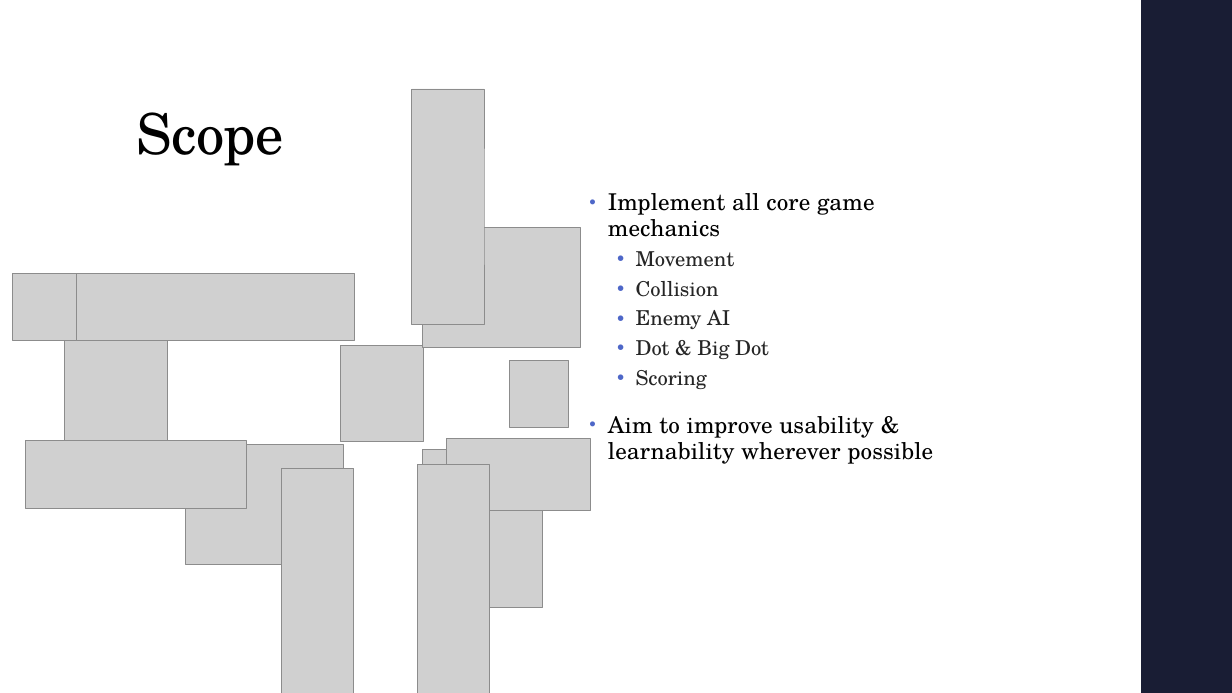
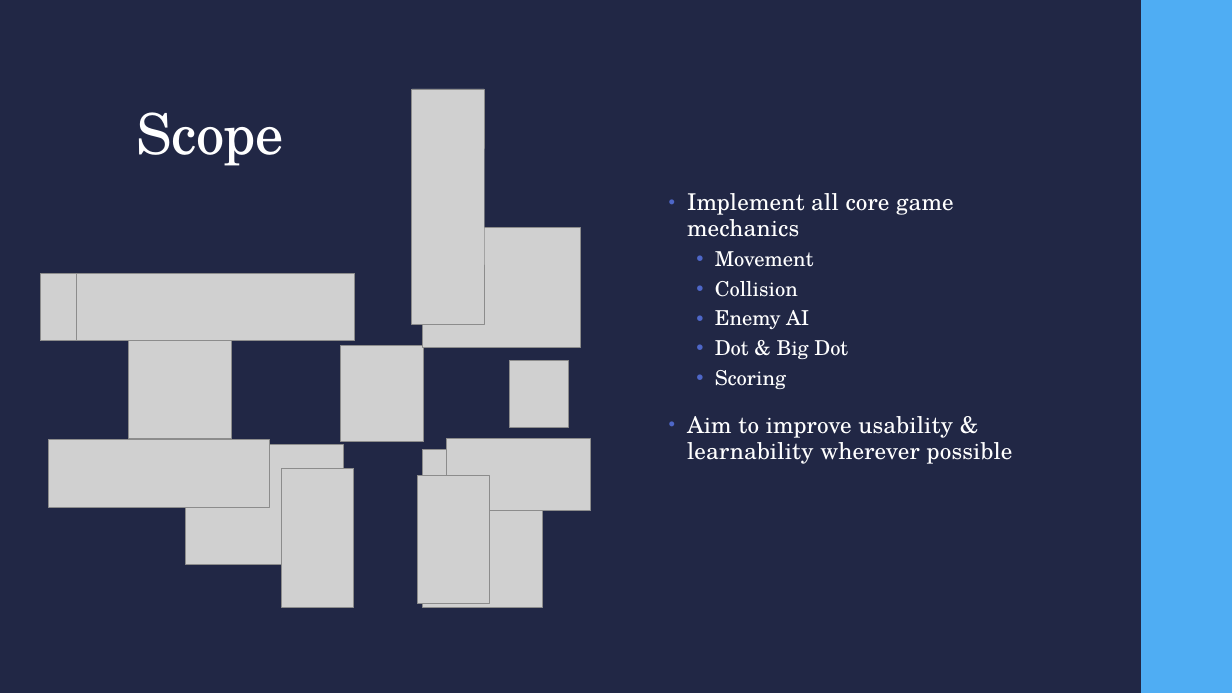
Before and after one commit to prajvinjalan/Namcap, a slide deck: slide 3 of Doc/FinalPresentation/NamcapFinalPresentation.pptx. Drawn at 1232x693 pixels with LibreOffice and Linux fonts; fonts in the diff are those of the drawing; grey boxes stand for pictures; background and template pictures are left out. Boxes give left, top, right and bottom in pixels: in the first picture for what was removed or moved away, otherwise in the second. Text is boxed around its words. In the diff, an @@ line names an element or a change of style, - is before the commit and + after.

Commit message:
Background Color Alteration to Presentation

```diff
--- a/Doc/FinalPresentation/NamcapFinalPresentation.pptx
+++ b/Doc/FinalPresentation/NamcapFinalPresentation.pptx
@@ background #FFFFFF to #212745 @@
@@ rectangle at <box>1141,0,1232,693</box>: fill #191D34 to #4FADF3 @@
@@ title "Scope" at <box>137,112,284,166</box>: text colour #000000 to #FFFFFF @@
@@ text "Implement all core game mechanics": place and size @@
-text "Implement all core game mechanics" at <box>608,193,933,464</box>
+text "Implement all core game mechanics" at <box>687,193,1012,464</box>
@@ text "Implement all core game mechanics" at <box>687,193,1012,464</box>: text colour #000000 to #FFFFFF in "Implement all core game mechanics", "Aim to improve usability & learnability wherever ..."; text colour #262626 to #FFFFFF in "Movement", "Collision", "Enemy AI", "Dot & Big Dot" and 1 more places @@
@@ picture: place and size @@
-picture at <box>13,274,291,341</box>
+picture at <box>40,274,318,341</box>
@@ picture: place and size @@
-picture at <box>65,337,167,440</box>
+picture at <box>128,335,231,438</box>
@@ picture: place and size @@
-picture at <box>26,441,247,508</box>
+picture at <box>49,440,270,507</box>
@@ picture: place and size @@
-picture at <box>282,468,354,693</box>
+picture at <box>282,468,354,608</box>
@@ picture: place and size @@
-picture at <box>418,464,490,693</box>
+picture at <box>418,476,490,604</box>
```
Also in this commit, not shown: 8 other slides changed.
